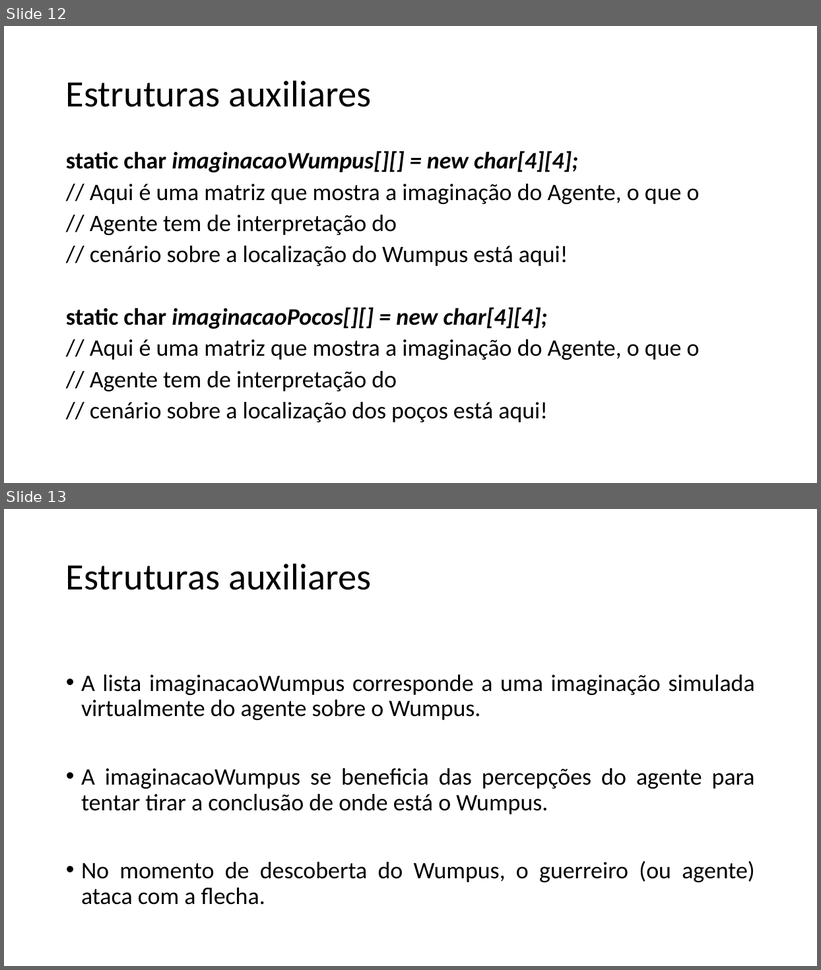
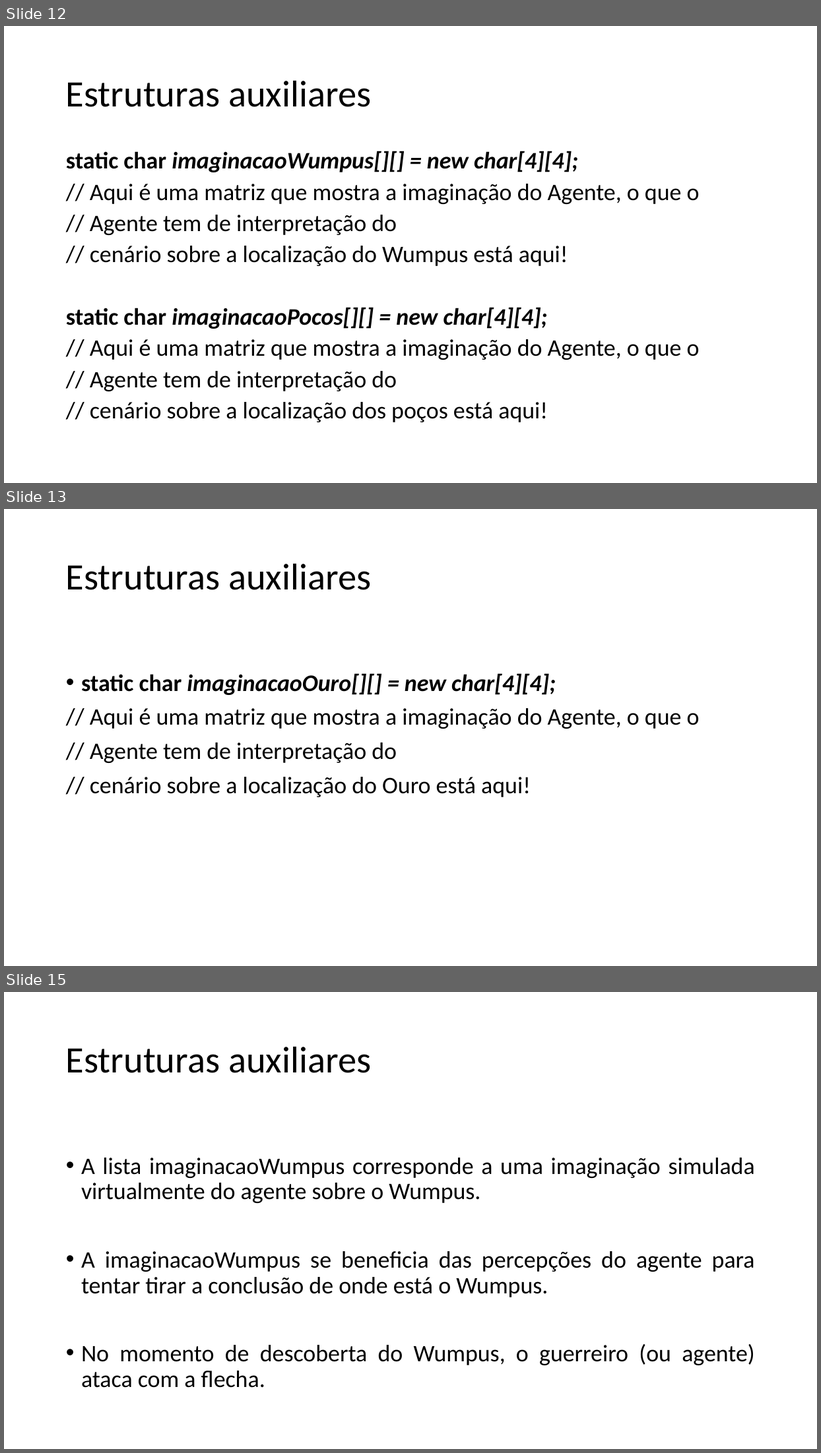
Before and after one commit to rodrigocarlos2/AgenteInteligente, a slide deck: Mundo do Wumpus.pptx. Shown one above the other, each under a label of ours: slides 12 and 13 before the commit, slides 12, 13 and 15 after it; the slides between them are not shown. The pictures are 821x970 and 821x1453 pixels, drawn with LibreOffice and Linux fonts; fonts in the diff are those of the drawing. Boxes give left, top, right and bottom in pixels: in the first picture for what was removed or moved away, otherwise in the second. Text is boxed around its words. In the diff, an @@ line names an element or a change of style, - is before the commit and + after.

```diff
--- a/Mundo do Wumpus.pptx
+++ b/Mundo do Wumpus.pptx
@@ slide 13 added at <box>4,509,817,966</box>, background #FFFFFF @@
@@ title added at <box>66,563,371,590</box>, 44 pt, text #000000 @@
+Estruturas auxiliares
@@ text added at <box>81,673,700,797</box>, 28 pt, text #000000 @@
+• static char imaginacaoOuro[][] = new char[4][4];
+// Aqui é uma matriz que mostra a imaginação do Agente, o que o
+// Agente tem de interpretação do
+// cenário sobre a localização do Ouro está aqui!
@@ what was slide 13 is now slide 15 @@
```
Also in this commit, not shown: 1 slide changed, 1 other slide added.
